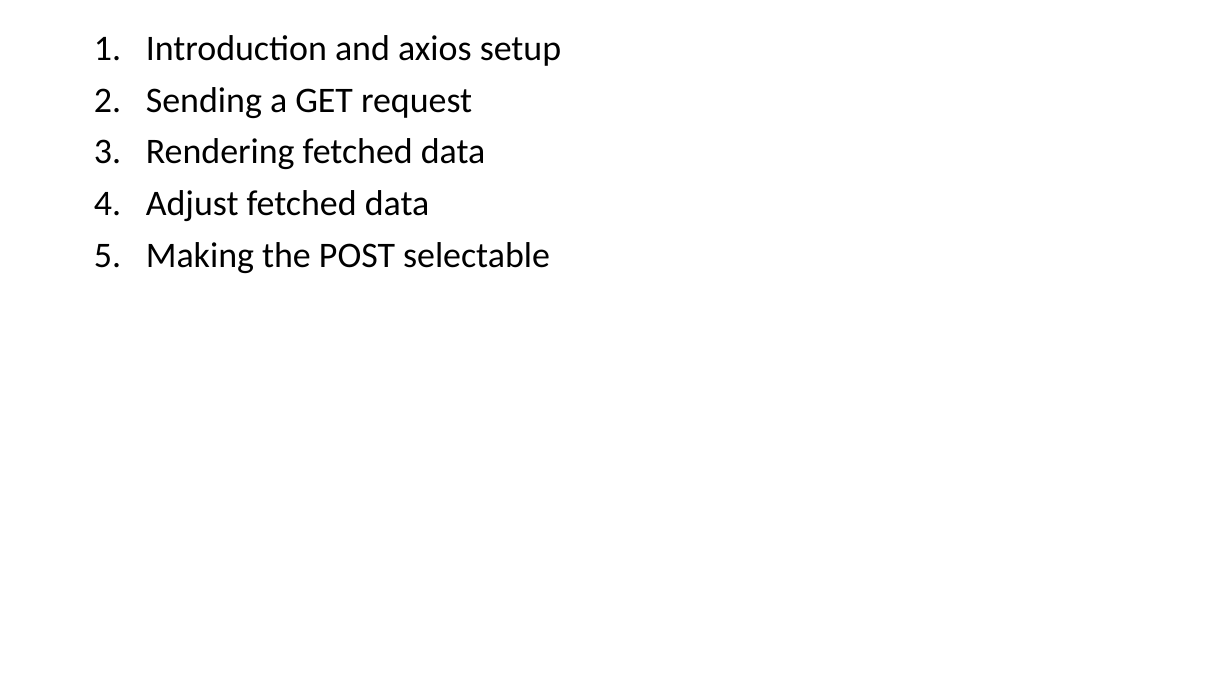
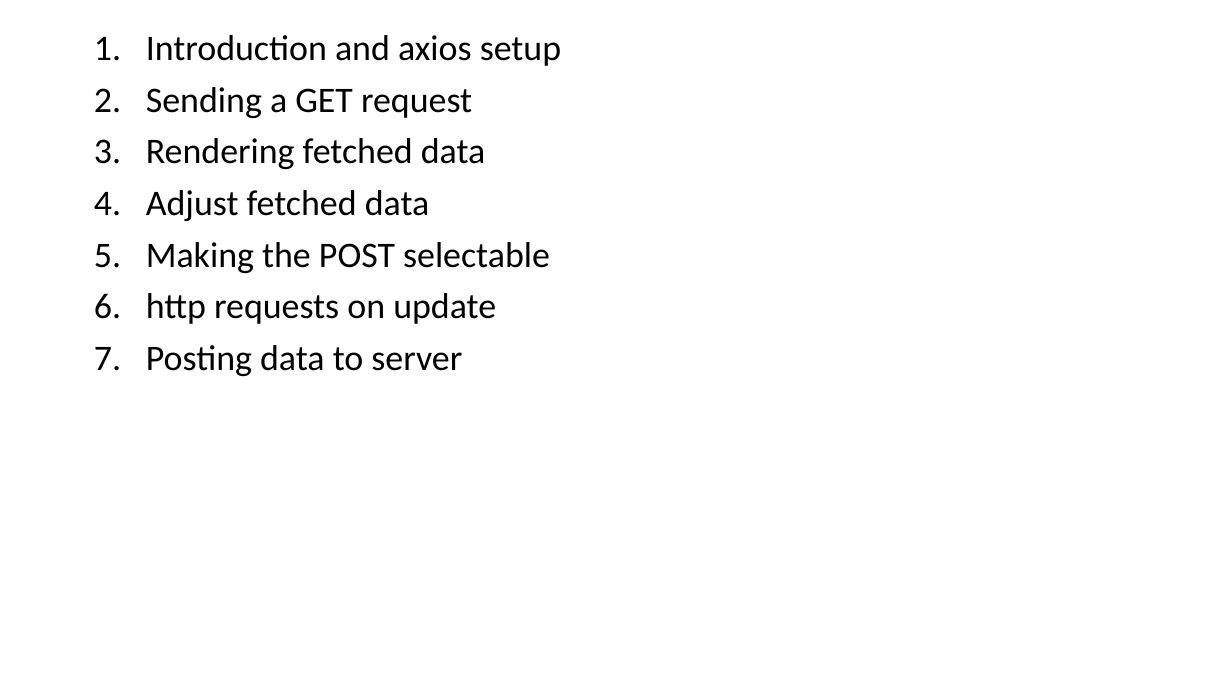
Before and after one commit to PiyushChaturvedii/Batch04, a slide deck: slide 4 of Http.pptx (slide 3 before the commit). Drawn at 1232x693 pixels with LibreOffice and Linux fonts; fonts in the diff are those of the drawing. Boxes give left, top, right and bottom in pixels: in the first picture for what was removed or moved away, otherwise in the second. Text is boxed around its words. In the diff, an @@ line names an element or a change of style, - is before the commit and + after.

```diff
--- a/Http.pptx
+++ b/Http.pptx
@@ text at box(146, 293, 496, 376): paragraphs added @@
+6. http requests on update
+7. Posting data to server
```
Also in this commit, not shown: 1 slide added, 56 other files.
